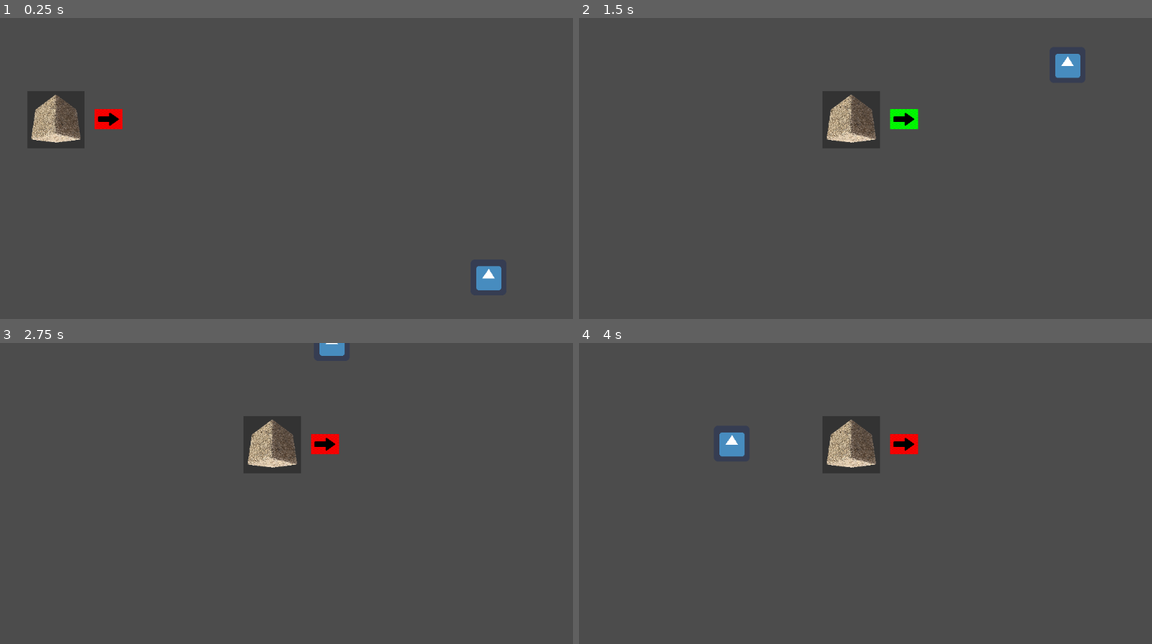
Above: before the commit, frames 1-4 (two rows, left to right).
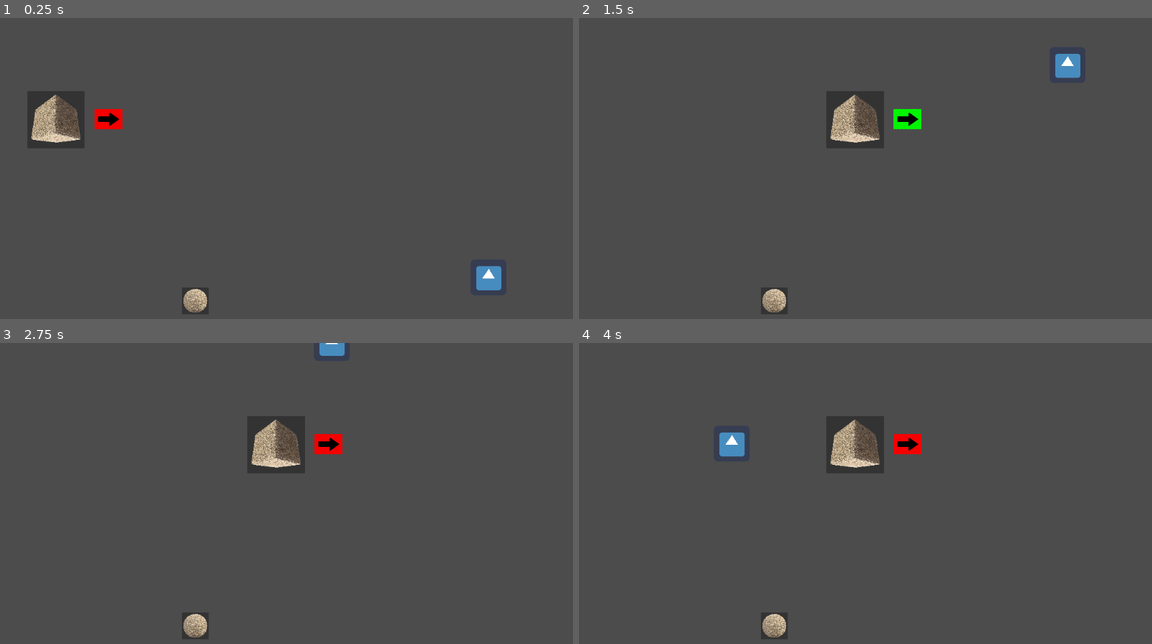
Above: after the commit, the same moments.

Repository: tiagosestari/chickenEggs
Game: Godot game, scene res://Level.tscn
The game is run twice, just before and just after one commit, with the same random seed, the same clock (stepped at 60 frames per second) and the same inputs. The engine's default icon, where the game draws it, is replaced by a stand-in: a white triangle on a blue panel in a dark square.
Inputs:
- Up to frame 1 (0.25 s): no input
- Up to frame 2 (1.5 s): hold Up (move_up) from 0.53 s (still down); tap Shift (ui_drop, bound only after the commit) at 0.6 s; tap Space (ui_pick, bound only after the commit) at 0.8, 1.35 s
- Up to frame 3 (2.75 s): tap Shift (ui_drop, bound only after the commit) at 1.55, 2.1 s; tap Enter at 2 s; release Up (move_up) at 2.03 s; hold Left (move_left) from 2.03 s (still down); tap Space (ui_pick, bound only after the commit) at 2.3 s
- Up to frame 4 (4 s): tap Space (ui_pick, bound only after the commit) at 2.85, 3.8 s; tap Shift (ui_drop, bound only after the commit) at 3.05, 3.6 s; release Left (move_left) at 3.53 s; hold Down (move_down) from 3.53 s (still down)

The runs differ from the first frame. In frame 1, 0.4% of the frame differs, in the area x 31-37%, y 89-99%; in frame 2, 1.4%, in the area x 31-60%, y 24-99%; in frame 3, 1.4%; in frame 4, 1.4%.
Error in both runs: Invalid call. Nonexistent function 'game_over' in base 'Viewport'. (res://Enemy.gd:84)

Commit message:
Added pickable objects logic and improved on gameflow with gameover and try again screen

Diff:
--- /dev/null
+++ b/Egg.gd
@@ -0,0 +1,45 @@
+extends RigidBody2D
+
+
+var picked
+
+func _ready():
+	picked = false
+
+func _process(delta):
+	#print(get_node("../Player").canPick)
+	if picked == true:
+		self.position = get_node("../Player/Position2D").global_position
+
+func _input(event):
+	if Input.is_action_just_released("ui_pick"):
+		var bodies = $pick.get_overlapping_bodies()
+		#print(bodies)
+		for body in bodies:
+			if body.is_in_group("Player") and get_node("../Player").canPick == true:
+				#print(body.name, body.is_in_group("Player"), get_node("../Player").canPick == true)
+				if picked == false:
+					pickUp()
+	if Input.is_action_just_released("ui_drop"):
+		var bodies = $pick.get_overlapping_bodies()
+		#print(bodies)
+		for body in bodies:
+			if body.is_in_group("Player") and get_node("../Player").canPick == false:
+				if picked == true:
+					drop()
+
+func pickUp():
+	#print("I GOT CALLED")
+	self.picked = true
+	get_node("../Player").canPick = false
+
+func drop():
+	#print("I GOT CALLED TOO")
+	picked = false
+	get_node("../Player").canPick = true
+	if get_node("../Player/sprite").flip_h == true:
+		self.position.x = get_node("../Player/Position2D").global_position.x + 80
+		self.position.y = get_node("../Player/Position2D").global_position.y + 40
+	else:
+		self.position.x = get_node("../Player/Position2D").global_position.x - 80
+		self.position.y = get_node("../Player/Position2D").global_position.y + 40
--- /dev/null
+++ b/Egg.tscn
@@ -0,0 +1,27 @@
+[gd_scene load_steps=5 format=2]
+
+[ext_resource path="res://StoneBricksBeige015_Sphere.jpg" type="Texture" id=1]
+[ext_resource path="res://Egg.gd" type="Script" id=2]
+
+[sub_resource type="CircleShape2D" id=2]
+radius = 21.0238
+
+[sub_resource type="CircleShape2D" id=1]
+radius = 38.0
+
+[node name="Egg" type="RigidBody2D"]
+mode = 3
+script = ExtResource( 2 )
+
+[node name="Sprite" type="Sprite" parent="."]
+position = Vector2( -0.999992, -0.999992 )
+scale = Vector2( 0.0463867, 0.0459663 )
+texture = ExtResource( 1 )
+
+[node name="CollisionShape2D" type="CollisionShape2D" parent="."]
+shape = SubResource( 2 )
+
+[node name="pick" type="Area2D" parent="."]
+
+[node name="CollisionShape2D" type="CollisionShape2D" parent="pick"]
+shape = SubResource( 1 )
--- a/Level.tscn
+++ b/Level.tscn
@@ -1,7 +1,8 @@
-[gd_scene load_steps=3 format=2]
+[gd_scene load_steps=4 format=2]
 
 [ext_resource path="res://Player.tscn" type="PackedScene" id=1]
 [ext_resource path="res://Enemy.tscn" type="PackedScene" id=2]
+[ext_resource path="res://Egg.tscn" type="PackedScene" id=3]
 
 [node name="Level" type="Node2D"]
 
@@ -10,3 +11,7 @@
 
 [node name="Enemy" parent="." instance=ExtResource( 2 )]
 position = Vector2( 0, 182 )
+
+[node name="Egg" parent="." instance=ExtResource( 3 )]
+position = Vector2( 350, 507 )
+gravity_scale = 0.0
--- a/Player.gd
+++ b/Player.gd
@@ -3,6 +3,7 @@
 
 export var speed = 400
 var screen_size
+var canPick = true
 
 
 # Called when the node enters the scene tree for the first time.
@@ -13,8 +14,10 @@
 	var velocity = Vector2.ZERO # The player's movement vector.
 	if Input.is_action_pressed("move_right"):
 		velocity.x += 1
+		get_node('sprite').flip_h = true
 	if Input.is_action_pressed("move_left"):
 		velocity.x -= 1
+		get_node('sprite').flip_h = false
 	if Input.is_action_pressed("move_down"):
 		velocity.y += 1
 	if Input.is_action_pressed("move_up"):
@@ -31,4 +34,4 @@
 
 
 func _on_Player_body_entered(body):
-	print(body)
+	print(body.name)
--- a/Player.tscn
+++ b/Player.tscn
@@ -1,15 +1,7 @@
-[gd_scene load_steps=6 format=2]
+[gd_scene load_steps=5 format=2]
 
 [ext_resource path="res://icon.png" type="Texture" id=1]
 [ext_resource path="res://Player.gd" type="Script" id=2]
-
-[sub_resource type="SpriteFrames" id=1]
-animations = [ {
-"frames": [ ExtResource( 1 ) ],
-"loop": true,
-"name": "default",
-"speed": 5.0
-} ]
 
 [sub_resource type="RectangleShape2D" id=2]
 extents = Vector2( 31, 30.5 )
@@ -21,17 +13,20 @@
 position = Vector2( 1, 0 )
 script = ExtResource( 2 )
 
-[node name="AnimatedSprite" type="AnimatedSprite" parent="."]
-frames = SubResource( 1 )
+[node name="sprite" type="Sprite" parent="."]
+texture = ExtResource( 1 )
 
 [node name="CollisionShape2D" type="CollisionShape2D" parent="."]
-position = Vector2( 0, -1.5 )
+position = Vector2( 0, -1 )
 shape = SubResource( 2 )
 
 [node name="HurtBox" type="KinematicBody2D" parent="." groups=["Player"]]
 
 [node name="CollisionShape2D" type="CollisionShape2D" parent="HurtBox"]
-position = Vector2( -0.5, -2 )
+position = Vector2( -1, 0 )
 shape = SubResource( 3 )
 
+[node name="Position2D" type="Position2D" parent="."]
+position = Vector2( -1, -39 )
+
 [connection signal="body_entered" from="." to="." method="_on_Player_body_entered"]
--- a/project.godot
+++ b/project.godot
@@ -40,6 +40,16 @@
 "events": [ Object(InputEventKey,"resource_local_to_scene":false,"resource_name":"","device":0,"alt":false,"shift":false,"control":false,"meta":false,"command":false,"pressed":false,"scancode":16777232,"physical_scancode":0,"unicode":0,"echo":false,"script":null)
  ]
 }
+ui_pick={
+"deadzone": 0.5,
+"events": [ Object(InputEventKey,"resource_local_to_scene":false,"resource_name":"","device":0,"alt":false,"shift":false,"control":false,"meta":false,"command":false,"pressed":false,"scancode":32,"physical_scancode":0,"unicode":0,"echo":false,"script":null)
+ ]
+}
+ui_drop={
+"deadzone": 0.5,
+"events": [ Object(InputEventKey,"resource_local_to_scene":false,"resource_name":"","device":0,"alt":false,"shift":false,"control":false,"meta":false,"command":false,"pressed":false,"scancode":16777237,"physical_scancode":0,"unicode":0,"echo":false,"script":null)
+ ]
+}
 
 [physics]
 
